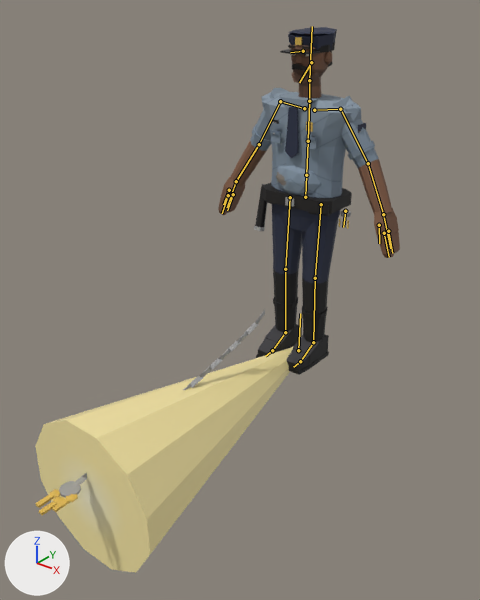
Renders of the Blender file art/hollis.blend from each side of a commit.
One viewpoint serves both versions: a 50 mm lens placed at (2.12, -3.29, 2.26), pointed at (0.01, -0.65, 0.63). The axes (+X, +Y, +Z) are drawn at lower left. The lights are the same throughout. The older version comes first. The bones that bend it are drawn over the model as lines.

The first picture shows 'fx_flashlight_beam', 'fx_key_ring', 'hollis_body'.
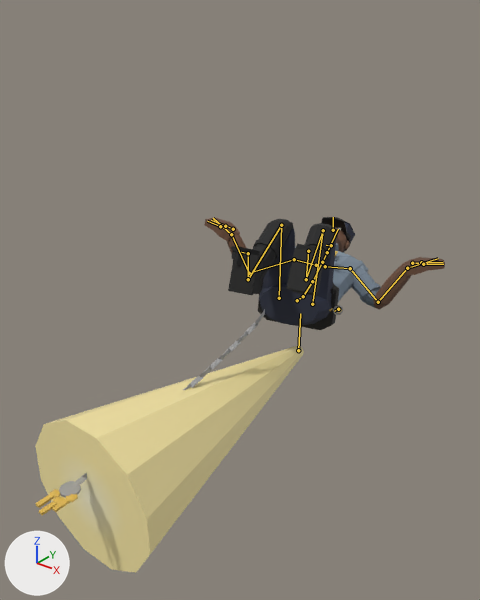
The newer file adds an action. The first version stands in its rest pose; the second is drawn at frame 3 of the action 'juggle_hit'.

The edits, one by one:
Bone 'root' (bone_root) turns from (0, 0, 0) to (0, 15, 0) degrees about its own x, y and z.
Bone 'hips' (bone_hips) moves from (0.0, 0.0, 0.0) to (0.0, -0.654, 0.087).
Bone 'hips' (bone_hips) turns from (0, 0, 0) to (-103, 0, 0) degrees about its own x, y and z.
Bone 'spine' (bone_spine) turns from (0, 0, 0) to (19, 0, 0) degrees about its own x, y and z.
Bone 'chest' (bone_chest) turns from (0, 0, 0) to (8, 0, 0) degrees about its own x, y and z.
Bone 'neck' (bone_neck) turns from (0, 0, 0) to (-3, 0, 0) degrees about its own x, y and z.
Bone 'head' (bone_head) turns from (0, 0, 0) to (7, 0, 0) degrees about its own x, y and z.
Bone 'jaw' (bone_jaw) turns from (0, 0, 0) to (-11, 0, 0) degrees about its own x, y and z.
Bone 'thumb.L' (bone_thumb_l) turns from (0, 0, 0) to (0, 0, 25) degrees about its own x, y and z.
Bone 'index.L' (bone_index_l) turns from (0, 0, 0) to (0, 0, 18) degrees about its own x, y and z.
Bone 'fingers.L' (bone_fingers_l) turns from (0, 0, 0) to (0, 0, 18) degrees about its own x, y and z.
Bone 'thumb.R' (bone_thumb_r) turns from (0, 0, 0) to (0, 0, -25) degrees about its own x, y and z.
Bone 'index.R' (bone_index_r) turns from (0, 0, 0) to (0, 0, -18) degrees about its own x, y and z.
Bone 'fingers.R' (bone_fingers_r) turns from (0, 0, 0) to (0, 0, -18) degrees about its own x, y and z.
Bone 'toe.L' (bone_toe_l) turns from (0, 0, 0) to (93, 15, 2) degrees about its own x, y and z.
Bone 'toe.R' (bone_toe_r) turns from (0, 0, 0) to (96, 50, 8) degrees about its own x, y and z.
Bone 'x_keys' (bone_x_keys) turns from (0, 0, 0) to (-4, 0, -2) degrees about its own x, y and z.
Bone 'ik_hand.L' (bone_ik_hand_l) moves from (0.0, 0.0, 0.0) to (0.094, 0.469, -0.347).
Bone 'ik_hand.L' (bone_ik_hand_l) turns from (0, 0, 0) to (-156, -1, -88) degrees about its own x, y and z.
Bone 'ik_foot.L' (bone_ik_foot_l) moves from (0.0, 0.0, 0.0) to (-0.062, 0.14, 0.799).
Bone 'ik_foot.L' (bone_ik_foot_l) turns from (0, 0, 0) to (125, 0, 0) degrees about its own x, y and z.
Bone 'pole_knee.L' (bone_pole_knee_l) moves from (0.0, 0.0, 0.0) to (0.079, 0.864, -0.305).
Bone 'pole_elbow.L' (bone_pole_elbow_l) moves from (0.0, 0.0, 0.0) to (0.375, -1.23, 0.463).
Bone 'ik_hand.R' (bone_ik_hand_r) moves from (0.0, 0.0, 0.0) to (-0.071, 0.409, -0.299).
Bone 'ik_hand.R' (bone_ik_hand_r) turns from (0, 0, 0) to (-161, 1, 84) degrees about its own x, y and z.
Bone 'ik_foot.R' (bone_ik_foot_r) moves from (0.0, 0.0, 0.0) to (0.062, 0.166, 0.742).
Bone 'ik_foot.R' (bone_ik_foot_r) turns from (0, 0, 0) to (115, 0, 0) degrees about its own x, y and z.
Bone 'pole_knee.R' (bone_pole_knee_r) moves from (0.0, 0.0, 0.0) to (-0.079, 0.864, -0.29).
Bone 'pole_elbow.R' (bone_pole_elbow_r) moves from (0.0, 0.0, 0.0) to (-0.375, -1.164, 0.507).

Where the change shows, as pixel boxes [x1, y1, x2, y2] in the pictures (480 x 600 px):
'hollis_body', posed (32% wider, 67% shorter): before [218, 27, 400, 375]; after [204, 217, 445, 330]
bone 'hips', root to tip: before (305, 197) to (306, 175); after (297, 300) to (303, 296)
bone 'spine', root to tip: before (306, 175) to (308, 141); after (303, 296) to (312, 281)
bone 'chest', root to tip: before (308, 141) to (309, 101); after (312, 281) to (322, 262)
bone 'neck', root to tip: before (309, 101) to (309, 80); after (322, 262) to (327, 252)
bone 'head', root to tip: before (309, 80) to (312, 26); after (327, 252) to (338, 229)
bone 'jaw', root to tip: before (311, 62) to (299, 82); after (331, 245) to (326, 245)
bone 'thumb.L', root to tip: before (379, 225) to (379, 243); after (412, 263) to (427, 263)
bone 'index.L', root to tip: before (384, 233) to (389, 257); after (421, 262) to (443, 262)
bone 'fingers.L', root to tip: before (388, 231) to (392, 253); after (423, 264) to (443, 264)
bone 'thumb.R', root to tip: before (229, 190) to (223, 204); after (233, 229) to (224, 225)
bone 'index.R', root to tip: before (228, 195) to (222, 213); after (225, 226) to (211, 220)
bone 'fingers.R', root to tip: before (233, 194) to (227, 210); after (220, 226) to (207, 221)
bone 'toe.L', root to tip: before (300, 361) to (293, 367); after (308, 251) to (308, 253)
bone 'toe.R', root to tip: before (272, 350) to (265, 356); after (248, 253) to (241, 252)
bone 'x_keys', root to tip: before (345, 211) to (343, 227); after (338, 309) to (334, 311)
